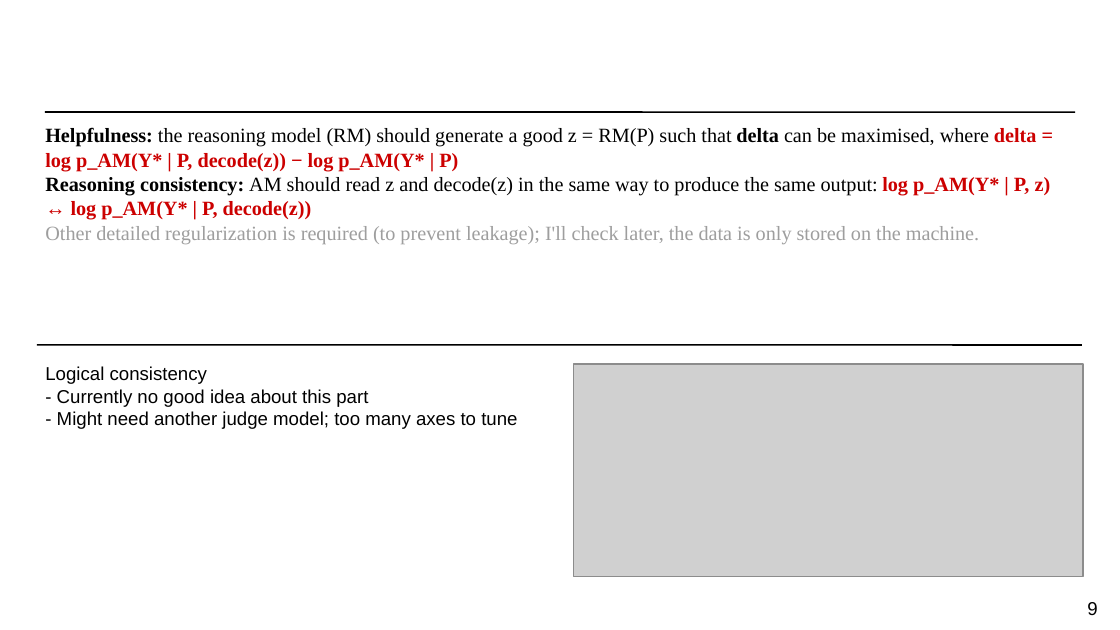
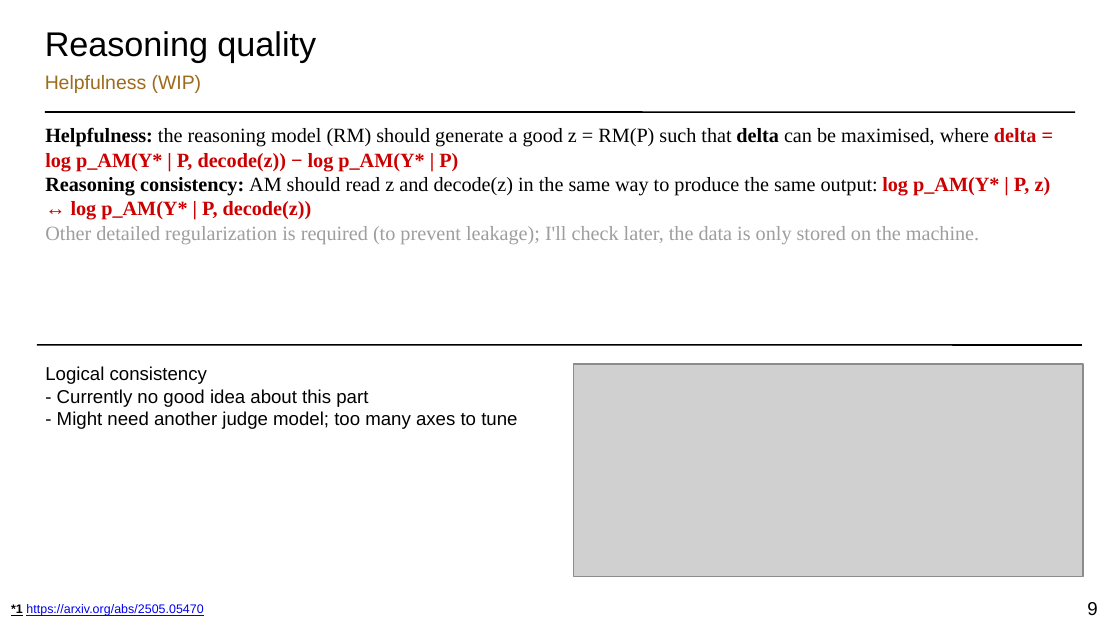
Before and after one commit to torridfish/dotfiles, a slide deck: slide 9 of agents/.agents/skills/research-slides/assets/research-slides-template.pptx. Drawn at 1120x630 pixels with LibreOffice and Linux fonts; fonts in the diff are those of the drawing; grey boxes stand for pictures. Boxes give left, top, right and bottom in pixels: in the first picture for what was removed or moved away, otherwise in the second. Text is boxed around its words. In the diff, an @@ line names an element or a change of style, - is before the commit and + after.

```diff
--- a/agents/.agents/skills/research-slides/assets/research-slides-template.pptx
+++ b/agents/.agents/skills/research-slides/assets/research-slides-template.pptx
@@ text added at (45, 31, 316, 63), 22 pt, text #000000 @@
+Reasoning quality
@@ text added at (45, 75, 202, 93), 12.5 pt, text #9C6B1E @@
+Helpfulness (WIP)
@@ text added at (11, 604, 203, 616), 8 pt, text #0000EE, underline @@
+*1 https://arxiv.org/abs/2505.05470
```
Also in this commit, not shown: 12 other slides changed, 1 slide added, 1 slide removed, 2 other files.
